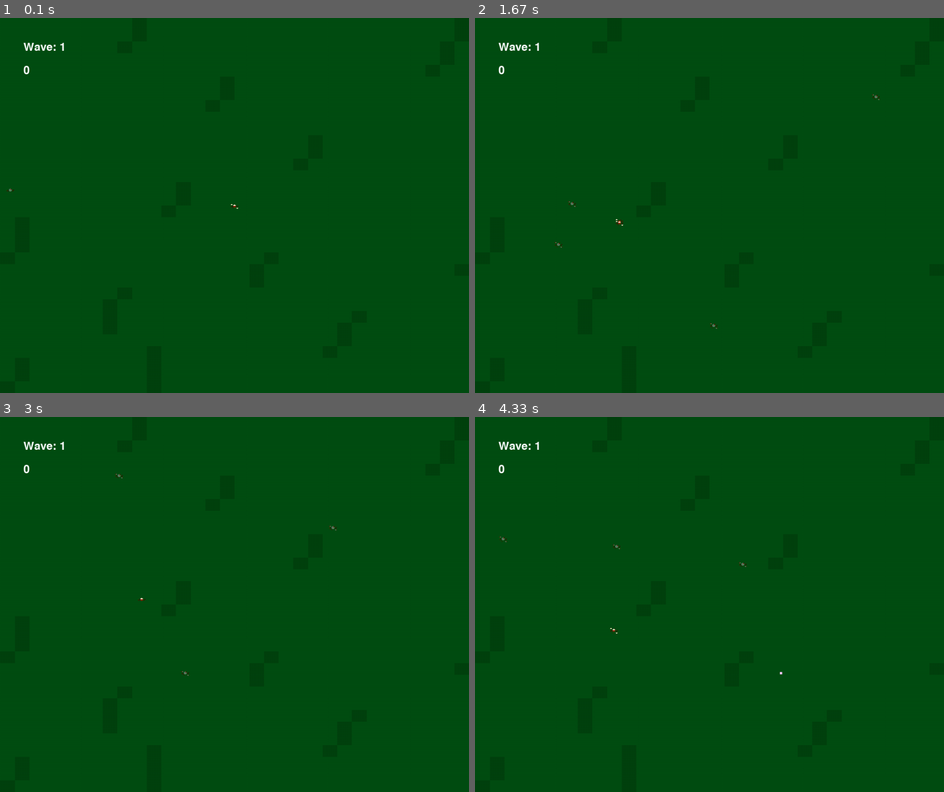
Above: before the commit, frames 1-4 (two rows, left to right).
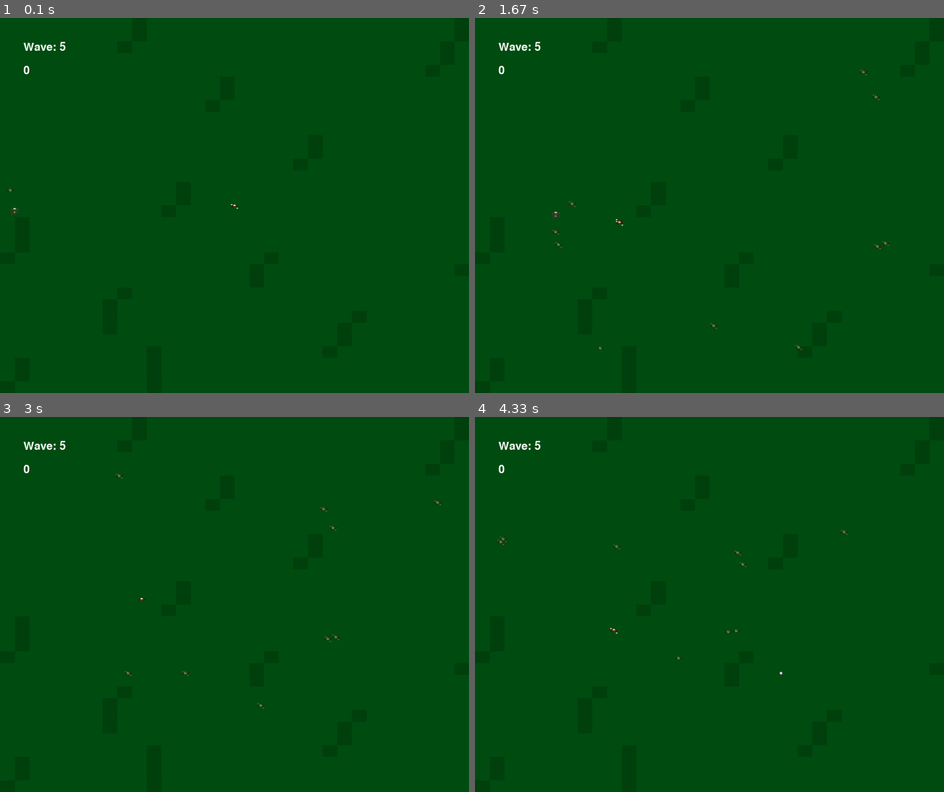
Above: after the commit, the same moments.

Repository: NotMrW/pygamesixtynine
Game: pygame game, started from main.py
Two runs of this game, one before a commit and one after it. Both use one fixed random seed, a clock stepped at 60 frames per second and the inputs below.
Inputs (mouse positions are in pixels of both pictures, inside the frame that each line leads up to):
- Up to frame 1 (0.1 s): no input
- Up to frame 2 (1.67 s): hold Space 0.33-0.87 s; hold Left 0.33-0.87 s; hold Left 0.9-1.43 s; move the mouse to (700, 250) at 0.93 s; hold Down from 1.47 s (still down)
- Up to frame 3 (3 s): release Down at 1.77 s; hold Left 1.8-2.2 s; hold Up 2.23-2.6 s; hold Right from 2.63 s (still down)
- Up to frame 4 (4.33 s): release Right at 3.27 s; tap Space at 3.3, 3.7, 4.1 s; hold Down 3.63-4 s; hold Left from 4.03 s (still down)

The runs differ from the first frame. In frame 1, less than 0.1% of the frame differs, in the area x 2-14%, y 6-53%; in frame 2, 0.1%, in the area x 12-89%, y 6-89%; in frame 3, less than 0.1%; in frame 4, less than 0.1%.

Commit message:
BlindBulbs and DeathBulbs spawn, but they are buggy and do not function correctly

Diff:
--- a/enemy.py
+++ b/enemy.py
@@ -8,7 +8,7 @@
 
 class Enemy(pygame.sprite.Sprite):
     def __init__(self, game):
-        """Initialize da Enemies"""
+        """Basic Bois"""
         super().__init__()
         self.game = game
         self.settings = game.settings
@@ -80,7 +80,7 @@
 class BigEnemy(pygame.sprite.Sprite):
     count = 0
     def __init__(self, game):
-        """Initialize da Fucker"""
+        """BEEG BOI"""
         super().__init__()
         self.game = game
         self.settings = self.game.settings
@@ -158,7 +158,7 @@
 class SpeedyBoi(pygame.sprite.Sprite):
     count = 0
     def __init__(self, game):
-        """Initialize da Fucker"""
+        """Speedy Boi"""
         super().__init__()
         self.game = game
         self.settings = self.game.settings
@@ -237,7 +237,7 @@
 class BlindBulb(pygame.sprite.Sprite):
     count = 0
     def __init__(self, game):
-        """Run"""
+        """Run?"""
         super().__init__()
         self.game = game
         self.settings = self.game.settings
@@ -247,7 +247,7 @@
 
 
         self.spritesheet = SpriteSheet(r"sprites\BlindBulb.png")
-        self.sprites = self.spritesheet.get_images(0,0,48,48,8)
+        self.sprites = self.spritesheet.get_images(0,0,32,32,8)
         self.image = self.sprites[0]
 
         self.rect = self.image.get_rect()
@@ -308,9 +308,6 @@
     def __del__(self):
         self.count -= 1
 
-    def blind(self, game):
-        game.screen.fill("white")
-
 
 
 class DeathBulb(pygame.sprite.Sprite):
@@ -326,7 +323,7 @@
 
 
         self.spritesheet = SpriteSheet(r"sprites\DeathBulb.png")
-        self.sprites = self.spritesheet.get_images(0,0,48,48,8)
+        self.sprites = self.spritesheet.get_images(0,0,32,32,8)
         self.image = self.sprites[0]
 
         self.rect = self.image.get_rect()
@@ -386,6 +383,3 @@
 
     def __del__(self):
         self.count -= 1
-
-    def blind(self, game):
-        game.screen.fill("white")
--- a/main.py
+++ b/main.py
@@ -7,7 +7,7 @@
 #import classes from other files
 from settings import Settings
 from player import Player
-from enemy import Enemy, BigEnemy, SpeedyBoi
+from enemy import Enemy, BigEnemy, SpeedyBoi, BlindBulb, DeathBulb
 from bullet import Bullet
 from item import Medkit, Shield
 
@@ -44,8 +44,12 @@
         self.enemies = pygame.sprite.Group() #Get the little shits into a plural group
         self.big_enemies = pygame.sprite.Group()
         self.speedy_bois = pygame.sprite.Group()
+        self.blind_bulbs = pygame.sprite.Group()
+        self.death_bulbs = pygame.sprite.Group()
 
         self.bigenemies_spawned = 0
+
+        self.bulbs_spawned = 0
 
         self.enemies_spawned = 0
         self.enemies_killed = 0
@@ -53,7 +57,7 @@
         self.speedy_bois_spawned = 0
         self.speedy_bois_killed = 0
 
-        self.wave_number = 1
+        self.wave_number = 5
         self.wave_surface = self.font.render(f"Wave: {self.wave_number}", True, (255, 255, 255))
         self.spawn_counter = 0
         self.level_threshold = 5 + 5*self.wave_number
@@ -72,7 +76,7 @@
     def run(self):
         """"Da function to run da gaem"""
         while self.running: #we use "running" value here for loop? Huh, neat
-            print(self.player.HP, self.player.shield)
+            print(self.bulbs_spawned)
             for event in pygame.event.get():
                 if event.type == pygame.QUIT:
                     self.running = False #We always need to be able to run from the gaem
@@ -118,6 +122,8 @@
             bullet_enemy_collisions = pygame.sprite.groupcollide(self.bullets, self.enemies, True, False) #Bullet/Little_shit collisions
             bullet_bigenemy_collisions = pygame.sprite.groupcollide(self.bullets, self.big_enemies, True, False)
             bullet_speedy_collisions = pygame.sprite.groupcollide(self.bullets, self.speedy_bois, True, False)
+            bullet_blindBulb_collisions = pygame.sprite.groupcollide(self.bullets, self.blind_bulbs, True, True)
+            bullet_deathBulb_collisions = pygame.sprite.groupcollide(self.bullets, self.death_bulbs, True, True)
 
             if bullet_enemy_collisions:
                 total_enemies_hit = list(bullet_enemy_collisions.values())[0]
@@ -181,6 +187,8 @@
             enemy = Enemy(self)
             big_enemy = BigEnemy(self)
             speedy_boi = SpeedyBoi(self)
+            blind_bulb = BlindBulb(self)
+            death_bulb = DeathBulb(self)
 
             medkit = Medkit(self)
             shield = Shield(self)
@@ -190,12 +198,32 @@
 
             if self.enemies_spawned > 0.3*self.level_threshold:
                 self.settings.spawnrate = 1
+
             if (self.enemies_spawned - self.enemies_killed) < 0.3*self.level_threshold:
                 self.settings.spawnrate = 0.8
 
             if len(self.big_enemies) < self.biglevel_threshold and self.bigenemies_spawned < self.biglevel_threshold: #if the length of them big bois is higher than the threshold for em...
-                self.big_enemies.add(BigEnemy(self)) #add them to the list
+                self.big_enemies.add(big_enemy) #add them to the list
                 self.bigenemies_spawned += 1 #increment the spawn counter
+
+
+            if random.random() >self.settings.spawnrate and self.enemies_spawned < self.level_threshold: #if the Gambler is lucky...
+                self.enemies.add(enemy) #add the cannon fodder
+                self.enemies_spawned += 1 #add to the valuse of enemies spawned [DEBUGGING]
+
+            if random.random() < 0.2 and self.speedy_bois_spawned < self.speedylevel_threshold:
+                self.speedy_bois.add(speedy_boi)
+                self.speedy_bois_spawned +=1
+
+            if random.random() < 0.01 and self.bulbs_spawned < 1:
+                if random.random() < 0.001:
+                    self.death_bulbs.add(death_bulb)
+                    self.bulbs_spawned += 1
+                else:
+                    self.blind_bulbs.add(blind_bulb)
+                    self.bulbs_spawned += 1
+
+
             for big_enemy in self.big_enemies: #Gotta check the WHOLE DAMN LIST OF ENEMIES
                 big_enemy.draw(self) #Spawn the little twits
                 big_enemy.update(self.player) #update those little shits
@@ -203,14 +231,6 @@
                 if big_enemy.hp <= 0:
                     big_enemy.kill()
 
-            if random.random() >self.settings.spawnrate and self.enemies_spawned < self.level_threshold: #if the Gambler is lucky...
-                self.enemies.add(enemy) #add the cannon fodder
-                self.enemies_spawned += 1 #add to the valuse of enemies spawned [DEBUGGING]
-
-            if random.random() < 0.2 and self.speedy_bois_spawned < self.speedylevel_threshold:
-                self.speedy_bois.add(speedy_boi)
-                self.speedy_bois_spawned +=1
-
             for speedy_boi in self.speedy_bois:
                 speedy_boi.draw(self)
                 speedy_boi.update(self.player)
@@ -218,6 +238,19 @@
                 if speedy_boi.hp<= 0:
                     speedy_boi.kill()
 
+            for bulb in self.blind_bulbs:
+                blind_bulb.draw(self)
+                blind_bulb.update(self.player)
+                blind_bulb.check_collide(self.player)
+                if blind_bulb.hp <= 0:
+                    blind_bulb.kill()
+
+            for bulb in self.death_bulbs:
+                death_bulb.draw(self)
+                death_bulb.update(self.player)
+                death_bulb.check_collide(self.player)
+                if death_bulb.hp <= 0:
+                    death_bulb.kill()
 
             for enemy in self.enemies: #Gotta check the WHOLE DAMN LIST OF ENEMIES
                 #if random.random() < self.settings.ENEMY_FLASH_RATE:
@@ -242,8 +275,13 @@
                 self.enemies_killed = 0
                 self.speedy_bois_spawned = 0
                 self.bigenemies_spawned = 0
+                self.bulbs_spawned = 0
                 for big_enemy in self.big_enemies:
                     big_enemy.kill()
+                for bulb in self.blind_bulbs:
+                    blind_bulb.kill()
+                for bulb in self.death_bulbs:
+                    death_bulb.kill()
                 if self.wave_number <= 10:
                     self.level_threshold = 5 + 5*self.wave_number
                 elif self.wave_number > 10:
--- a/player.py
+++ b/player.py
@@ -20,6 +20,8 @@
         self.death_image = ("sprites/manFace.png")
         self.rect = self.image.get_rect()
         self.rect.center = game.rect.center
+
+        self.status = "none"
 
 
         #We have to initialize the directions
--- a/settings.py
+++ b/settings.py
@@ -11,7 +11,7 @@
         self.player_SPEED = 3 #Damn, speed equaled 3
         self.big_boi_SPEED = self.player_SPEED/2 #original speed: HALF of player's speed
         self.speedy_boi_SPEED = self.player_SPEED * 2.75 #original: TRIPLE the player's speed
-        self.blindBulb_SPEED = self.player_SPEED/3 #started as a third of player's speed
+        self.blindBulb_SPEED = 0 #started as a third of player's speed
 
         #Just some more sorting to find stats easier, did you expect more?
         self.bullet_SPEED = 25 #SPEED
--- a/sprites/spritenotes.txt
+++ b/sprites/spritenotes.txt
@@ -4,3 +4,6 @@
 otherwise idk figure it out programmer nerds
 
 how bout no?
+
+"Do it anyway"
+    -Gabriel
Binary file changed: sprites/BlindBulb.png
